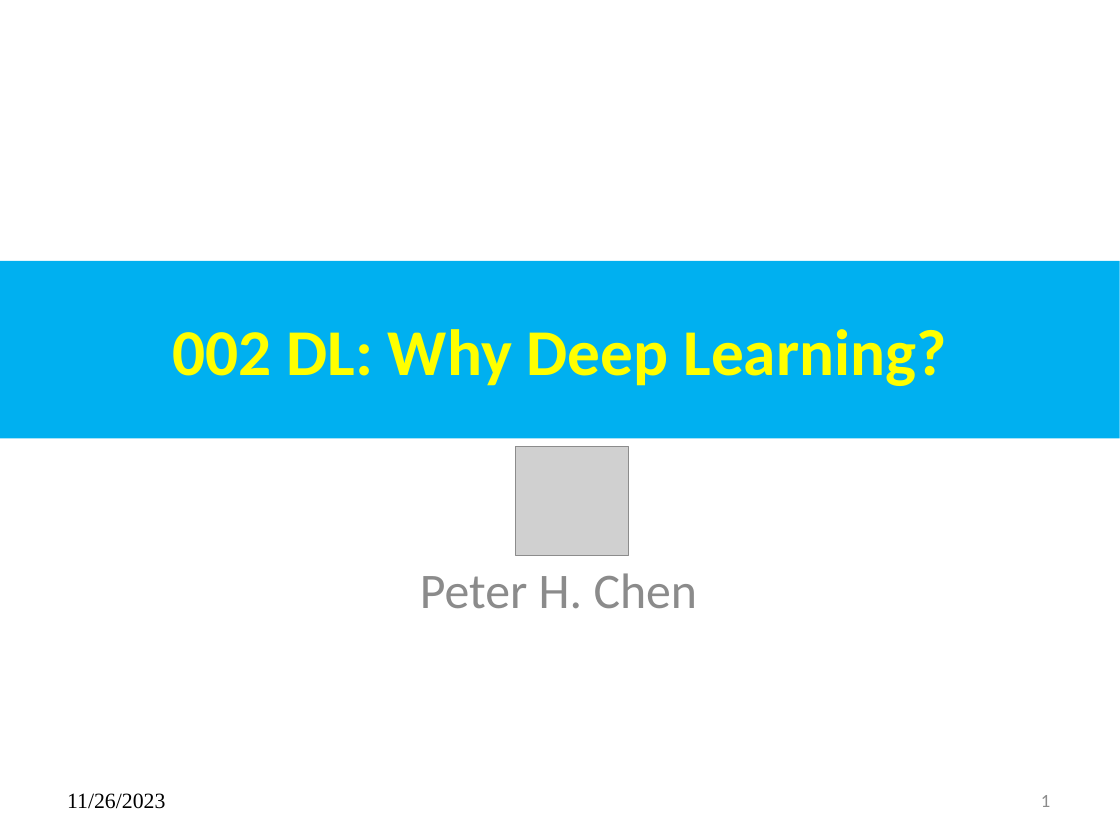
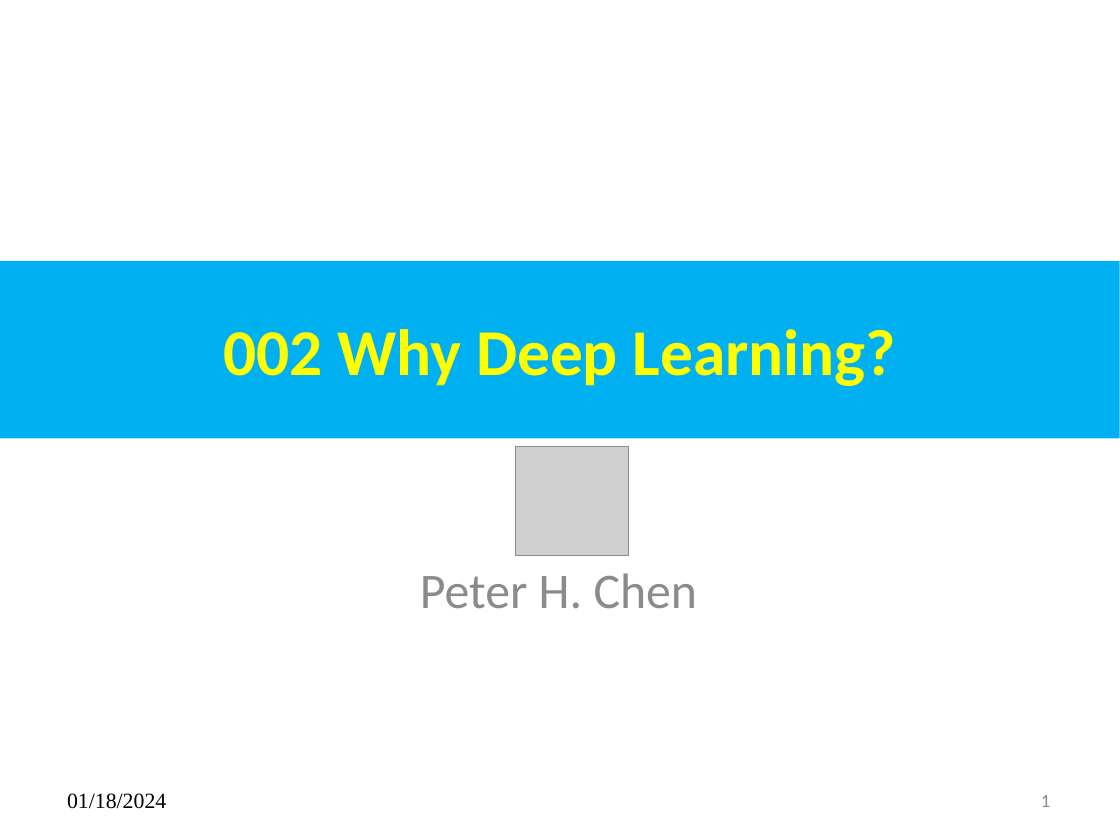
Before and after one commit to peterhchen/AIU_CS512_DL, a slide deck: slide 1 of 000_Lecture_Project/w01_Intro/02_Why_DP.pptx. Drawn at 1120x840 pixels with LibreOffice and Linux fonts; fonts in the diff are those of the drawing; grey boxes stand for pictures. Boxes give left, top, right and bottom in pixels: in the first picture for what was removed or moved away, otherwise in the second. Text is boxed around its words. In the diff, an @@ line names an element or a change of style, - is before the commit and + after.

```diff
--- a/000_Lecture_Project/w01_Intro/02_Why_DP.pptx
+++ b/000_Lecture_Project/w01_Intro/02_Why_DP.pptx
@@ title at <box>223,329,896,386</box>: text changed @@
-002 DL: Why Deep Learning?
+002 Why Deep Learning?
@@ text at <box>67,793,166,809</box>: text changed @@
-11/26/2023
+01/18/2024
```
Also in this commit, not shown: 5 slides added, 4 slides removed.
